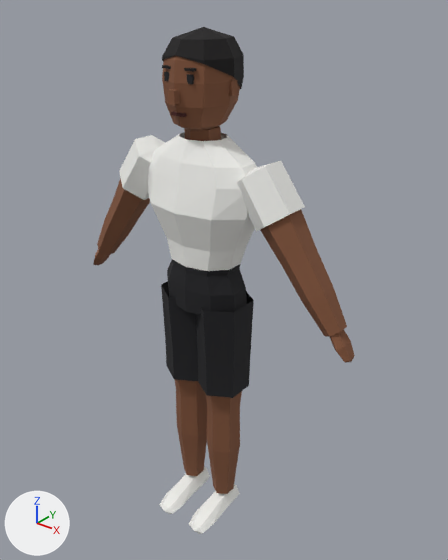
An edit to the glTF model apps/client/public/assets/shared/chr/chr_dayo.glb, drawn before and after from the same camera.
The view is the same before and after, from a camera (50 mm lens) standing at (1.182, -1.353, 0.98) and looking at (0.035, 0.081, 0.091). Every picture has the same lights, and +X, +Y and +Z are marked at lower left. The picture after the commit comes second. Vertices at exactly the same position are counted once.

Names of what the first picture shows: 'body'.
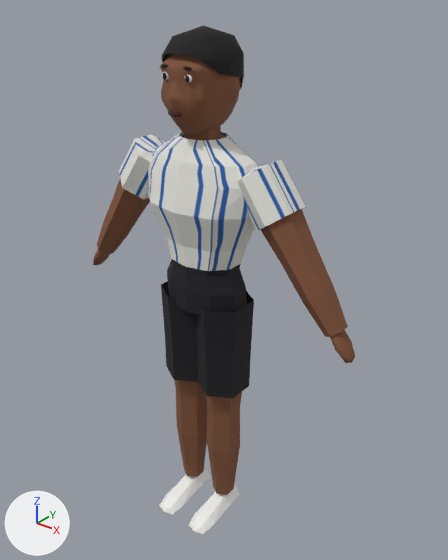
Boxes [x1, y1, x2, y2] around the edits, measured in the pictures (448 x 560 px):
'body', reshaped
    before: [93, 27, 355, 534]
    after: [93, 25, 355, 535]
part 1 of me_body, built on
    before: [162, 27, 244, 131]
    after: [160, 25, 244, 135]
part 2 of me_body, recoloured
    both: [119, 133, 305, 271]

The change in detail:
Picture 'pattern' (img_pattern) is new.
Material 'pattern' (mat_pattern) is new.
Uses the picture img_pattern.
me_body is used by ob_body; location (0.0, 0.0, 0.0).
me_body had 504 vertices, 826 faces and spanned x -0.54..0.54, y -0.14..0.15, z -0.84..0.86.
me_body now has 680 vertices, 1174 faces and spans x -0.54..0.54, y -0.14..0.15, z -0.84..0.87.
me_body part 1: 8 vertices moved from x -0.11..0.11, y -0.08..0.11, z 0.61..0.73 to x -0.11..0.11, y -0.07..0.08, z 0.58..0.73; 89 vertices removed from x -0.11..0.11, y -0.1..0.15, z 0.58..0.86; 265 vertices added at x -0.12..0.12, y -0.1..0.14, z 0.58..0.87.
me_body part 2: 136 faces spanning x -0.34..0.34, y -0.11..0.15, z 0.18..0.57 switch from mat_body to mat_pattern.
